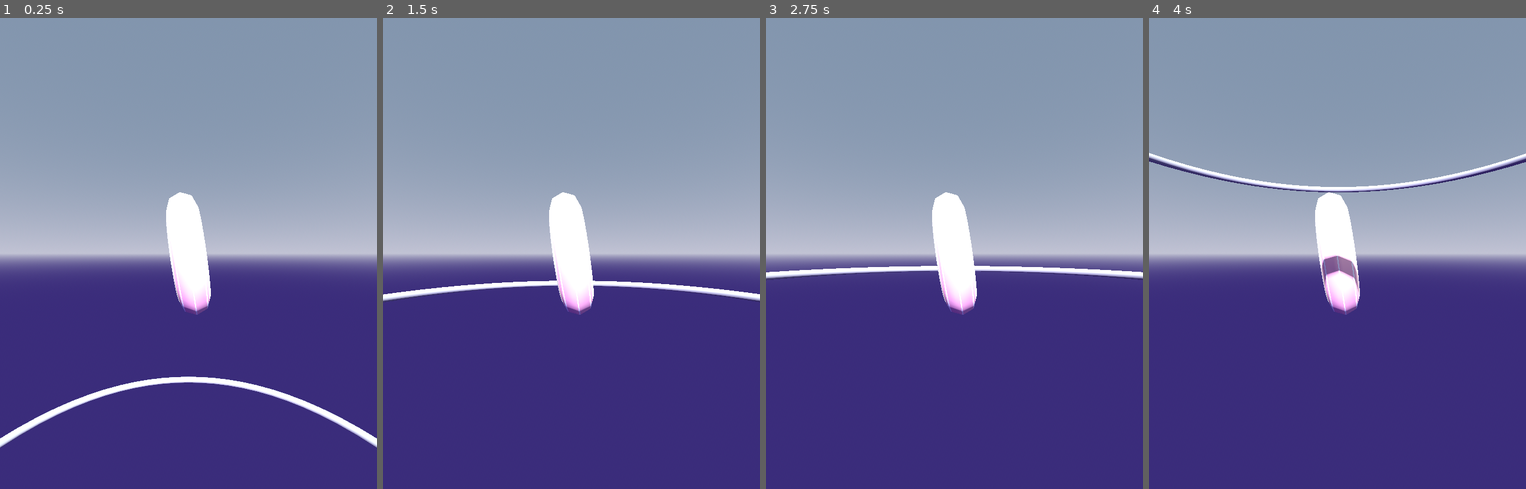
Above: before the commit, frames 1-4 (left to right).
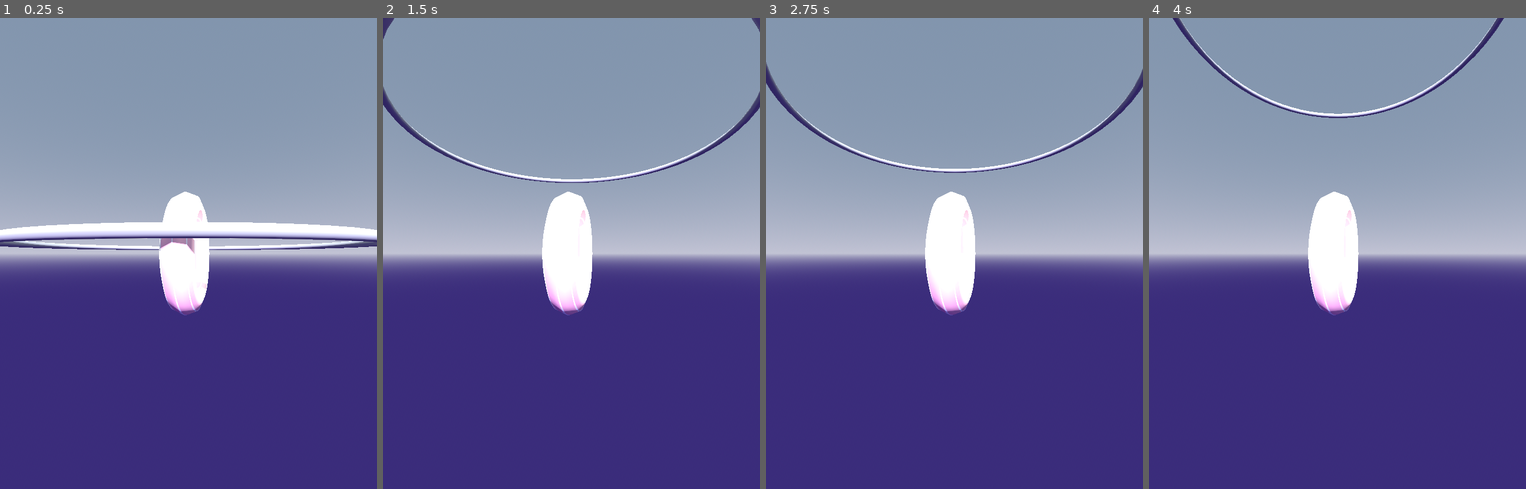
Above: after the commit, the same moments.

Repository: nergnezor/wheel
Game: Godot game, scene res://node_3d.tscn
The game is run twice, just before and just after one commit, with the same random seed, the same clock (stepped at 60 frames per second) and the same inputs.
Inputs:
- Up to frame 1 (0.25 s): no input
- Up to frame 2 (1.5 s): tap Enter (ui_accept) at 0.5, 0.77 s; hold Right (ui_right) 0.53-1.28 s; hold Down (ui_down) from 1.28 s (still down)
- Up to frame 3 (2.75 s): tap Enter (ui_accept) at 1.52 s; release Down (ui_down) at 2.03 s; hold Right (ui_right) from 2.03 s (still down)
- Up to frame 4 (4 s): release Right (ui_right) at 2.78 s; hold Up (ui_up) 2.78-3.53 s; tap Enter (ui_accept) at 3.02, 3.77 s; hold Left (ui_left) from 3.53 s (still down)

The runs differ from the first frame. In frame 1, 6.3% of the frame differs, in the area x 0-100%, y 36-92%; in frame 2, 3.5%; in frame 3, 3.5%; in frame 4, 3.8%.

Commit message:
working first track

Diff:
--- a/node_3d.tscn
+++ b/node_3d.tscn
@@ -90,10 +90,10 @@
 
 [sub_resource type="Curve3D" id="Curve3D_vtbks"]
 _data = {
-"points": PackedVector3Array(0, 0, 0, 0, 0, 0, 0, 0, 0, 0, 11.6286, -11.1635, 0, -11.6286, 11.1635, 0, -64.3634, 16.09, 3.92004, 1.66022, -41.5054, -3.92004, -1.66022, 41.5054, -0.000366211, -143.791, 161.491, 0, 12.0444, -33.8389, 0, -12.0444, 33.8389, 29.675, -268.307, 309.25, 0, -73.0495, -272.275, 0, 73.0495, 272.275, 29.675, -372.9, 759.168),
-"tilts": PackedFloat32Array(0, 0, 0, 0, 0)
+"points": PackedVector3Array(0, 0, 0, 0, 0, 0, 0, 0, 0, 0.000518799, -29.6692, -88.685, -0.000518799, 29.6692, 88.685, 0.0045929, 0.0238156, 93.0817),
+"tilts": PackedFloat32Array(0, 0)
 }
-point_count = 5
+point_count = 2
 
 [node name="world" type="Node3D"]
 script = ExtResource("1_e0shj")
@@ -136,13 +136,13 @@
 shape = SubResource("ConcavePolygonShape3D_b457j")
 
 [node name="player" type="RigidBody3D" parent="."]
-transform = Transform3D(1, 0, 0, 0, 1, 0, 0, 0, 1, 0, 5, 0)
+transform = Transform3D(1, -3.48787e-16, 3.48787e-16, 3.48787e-16, 1, -3.48787e-16, -3.48787e-16, 3.48787e-16, 1, 2.08165e-12, 2.08165e-12, -4)
 mass = 10000.0
 contact_monitor = true
 script = ExtResource("1_i3lc8")
 
 [node name="MeshInstance3D" type="MeshInstance3D" parent="player"]
-transform = Transform3D(-0.140746, 0.990046, -1.37144e-18, -0.98861, -0.140542, 0.0538348, 0.053299, 0.00757704, 0.99855, 0, 0, 0)
+transform = Transform3D(-4.26917e-08, -0.976673, -0.214735, 1, -4.37114e-08, -3.48787e-16, -9.38638e-09, -0.214735, 0.976672, 0, 0, 0)
 mesh = SubResource("TorusMesh_wjap3")
 skeleton = NodePath("")
 
@@ -170,12 +170,13 @@
 
 [node name="track_1" type="Path3D" parent="."]
 unique_name_in_owner = true
+transform = Transform3D(1, 0, 0, 0, 1, 0, 0, 0, 1, 2.08165e-12, 2.08165e-12, 2.08165e-12)
 curve = SubResource("Curve3D_vtbks")
 
 [node name="path" type="PathFollow3D" parent="track_1"]
 unique_name_in_owner = true
-transform = Transform3D(-1, -1.48963e-07, 2.46883e-08, 0, 0.163503, 0.986535, -1.50996e-07, 0.986535, -0.163503, 0, -23.6804, 3.14457)
-progress = 23.8923
+transform = Transform3D(-1, -7.13086e-06, 5.56958e-06, -8.52955e-06, 0.94833, -0.31726, -3.01951e-06, -0.31726, -0.94833, 0.0045929, 0.0238156, 93.0817)
+progress = 99.6852
 
 [node name="follow" type="Node3D" parent="track_1/path"]
 unique_name_in_owner = true
--- a/player.gd
+++ b/player.gd
@@ -18,10 +18,21 @@
 		apply_central_force(x_direction * 1000)
 
 
-	var lean = rotation.z
-#	if abs(lean) > 0.1:
+	# var lean = rotation.z
+	# if abs(lean) > 0.1:
+	# 	print("Lean: ", lean)
+#		transform.basis.z = Vector3(0,0,1)
+		# transform.basis = Basis(Vector3(0,0,1), lean * 0.1) * transform.basis
 #			apply_central_force(Vector3(0,0,-lean * 1000))
 
+	var turn = rotation.y
+	if abs(turn) > 0.1:
+		print("Turn: ", turn)
+		# set y rotation to 0
+#		transform.basis.y = Vector3(0,1,0)
+#		apply_torque_impulse(Vector3(0,turn * 10000,0))
+		# transform.basis = Basis(Vector3(0,1,0), turn * 0.1) * transform.basis
+		# apply_central_force(Vector3(0,0,-lean * 1000))
 
 	# Reset button
 	if Input.is_action_just_pressed("ui_focus_next"):
